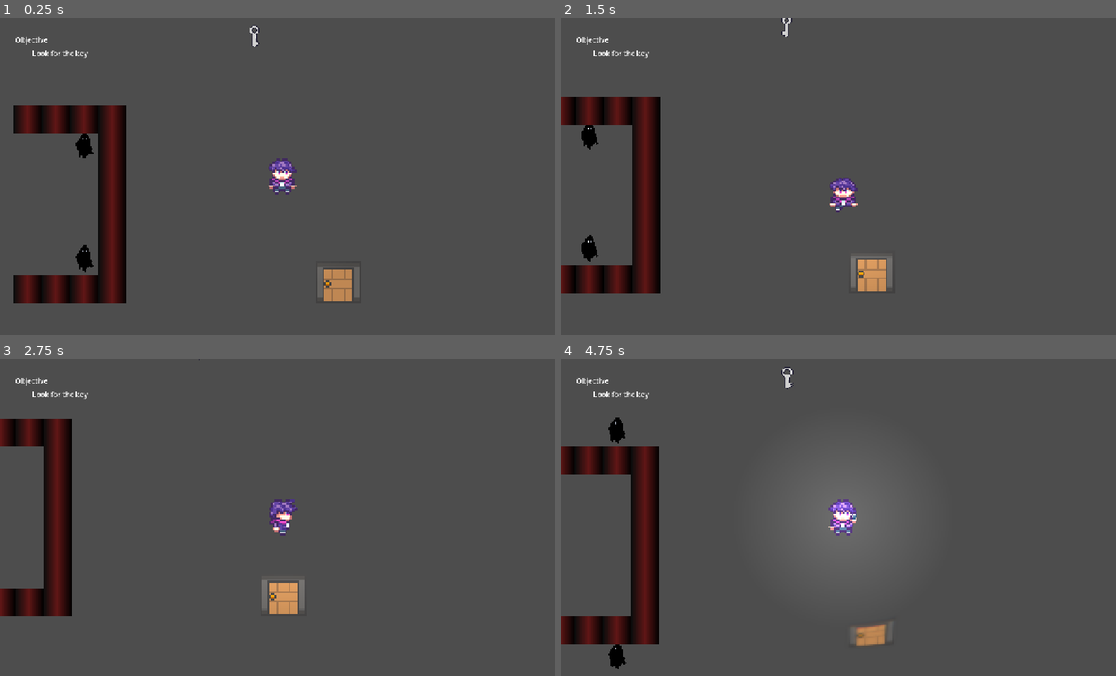
Above: before the commit, frames 1-4 (two rows, left to right).
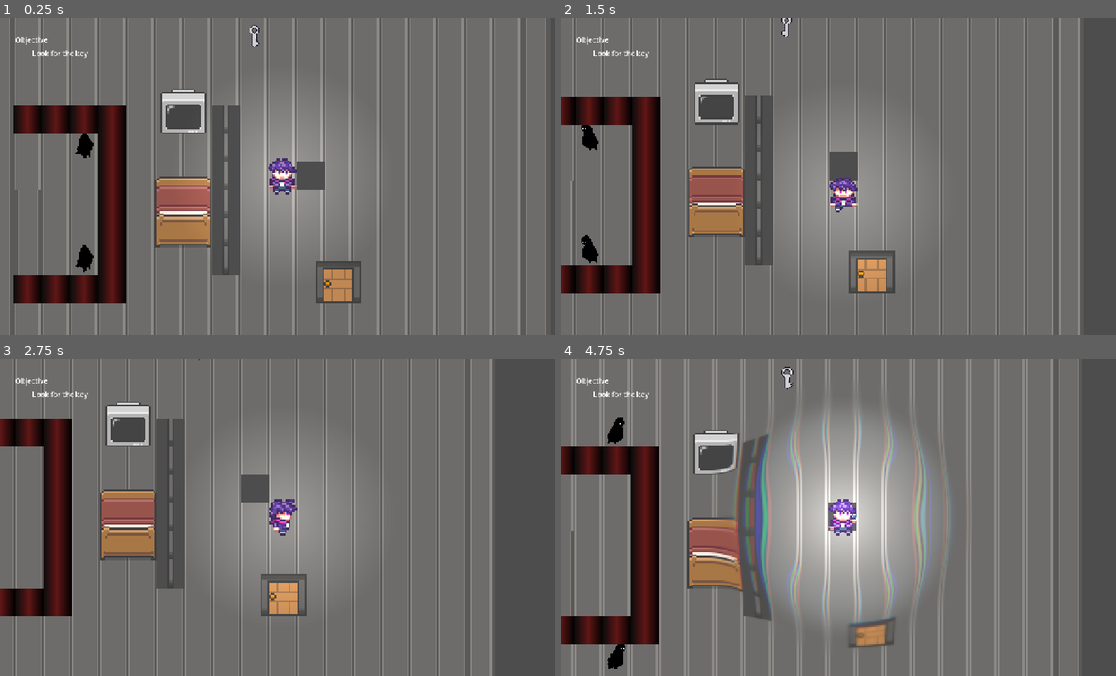
Above: after the commit, the same moments.

Repository: rstricke/Whistlefreeze52
Game: Godot game, scene res://scenes/main.tscn
Two runs of this game, one before a commit and one after it. Both use one fixed random seed, a clock stepped at 60 frames per second and the inputs below.
Inputs:
- Up to frame 1 (0.25 s): no input
- Up to frame 2 (1.5 s): tap Enter at 0.5 s; hold D (move_right) 0.53-1.28 s; tap F (whistle) at 0.6, 1.35 s; hold S (move_down) from 1.28 s (still down)
- Up to frame 3 (2.75 s): release S (move_down) at 2.03 s; hold D (move_right) from 2.03 s (still down); tap F (whistle) at 2.1 s
- Up to frame 4 (4.75 s): release D (move_right) at 2.78 s; hold W (move_up) 2.78-3.53 s; tap F (whistle) at 2.85, 3.6, 4.35 s; hold A (move_left) from 3.53 s (still down)

The runs differ from the first frame. In frame 1, 80% of the frame differs, in the area x 0-99%, y 0-100%; in frame 2, 76%; in frame 3, 73%; in frame 4, 82%, in the area x 0-94%, y 0-100%.

Commit message:
Enemy animation

Diff:
--- a/game/scenes/main.tscn
+++ b/game/scenes/main.tscn
@@ -11230,7 +11230,6 @@
 position = Vector2(-512, 256)
 
 [node name="TileMapLayer" type="TileMapLayer" parent="." unique_id=1355179030]
-visible = false
 z_index = -1
 position = Vector2(32.22, 31.56)
 scale = Vector2(4, 4)
@@ -11238,7 +11237,6 @@
 tile_set = SubResource("TileSet_tefeu")
 
 [node name="ObstacleTileMapLayer" type="TileMapLayer" parent="." unique_id=301392592]
-visible = false
 z_index = -1
 position = Vector2(-32, -32)
 scale = Vector2(4, 4)
@@ -11251,7 +11249,6 @@
 [node name="DoorContainer" type="Node2D" parent="." unique_id=242740623]
 
 [node name="Unlocked" type="TileMapLayer" parent="DoorContainer" unique_id=769248801]
-visible = false
 z_index = -1
 position = Vector2(-32, -32)
 scale = Vector2(4, 4)
--- a/game/scenes/monster.gd
+++ b/game/scenes/monster.gd
@@ -5,6 +5,14 @@
 var cell_size := 0
 
 var stun_timer := 0
+
+
+
+@onready var anim: AnimatedSprite2D = $AnimatedSprite2D
+
+func _ready() -> void:
+	anim.play("idle")
+
 
 func move(astar_grid: AStarGrid2D, target: Vector2):
 	# Stunned! Decrease the timer and exit
@@ -22,7 +30,25 @@
 			attack(target)
 			return
 
-		position = new_pos
+		# Setup Animation
+		var tween = create_tween()
+		var dir = (new_pos-position).normalized()
+		set_up_animation(dir)
+		tween.tween_property(self,"position",new_pos,0.2)
+
 
 func attack(player_pos: Vector2):
 	print("Attack!")
+	anim.play("attack")
+
+
+func set_up_animation(dir):
+	match dir:
+		Vector2(1,0):
+			anim.play("walkRight")
+		Vector2(-1,0):
+			anim.play("walkLeft")
+		Vector2(0,1):
+			anim.play("walkDown")
+		Vector2(0,-1):
+			anim.play("walkUp")
--- a/game/scenes/monster.tscn
+++ b/game/scenes/monster.tscn
@@ -216,4 +216,4 @@
 [node name="AnimatedSprite2D" type="AnimatedSprite2D" parent="." unique_id=357758157]
 scale = Vector2(2, 2)
 sprite_frames = SubResource("SpriteFrames_dqnb0")
-animation = &"walkDown"
+animation = &"walkUp"
Not shown: 1 places in game/scenes/player.tscn that only renumber resources
